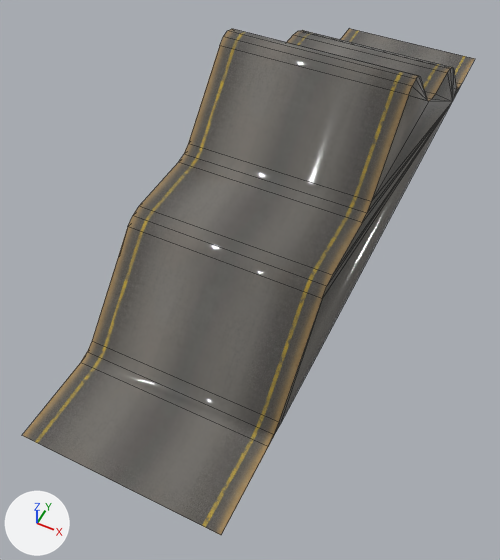
An edit to the FBX model Assets/FBX/road.102.fbx, drawn before and after from the same camera.
Camera for both pictures: a camera (50 mm lens) standing at (0.087, -0.231, 0.22) and looking at (-0.003, -0.052, -0.004). The axes (+X, +Y, +Z) are drawn at lower left. The lights are the same throughout. Mesh edges are drawn as thin lines. Where no turn or scale is listed for an object, it has been applied to the vertices.
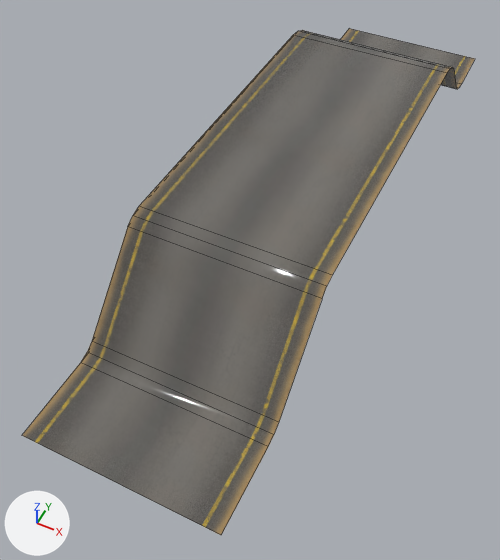
Where the newer file only moved an object's origin or applied its transform, the numbers keep the older frame.

Changed parts and their boxes (x1, y1, x2, y2) in the pictures (500 x 560 px):
part 1 of me_plane_004, cut back
    before: (139, 29, 460, 447)
    after: (139, 35, 447, 275)
part 2 of me_plane_004, surface changed
    both: (23, 31, 473, 535)

What changed in the scene script:
```text
Change me_plane_004:
    used by ob_plane_004; location = (0.0, 0.0, 0.0)
    remove me_plane_004.from_pydata(...)  # 60 vertices, 79 faces; spans x -0.04..0.04, y -0.157..0.162, z 0.0..0.076
    add me_plane_004.from_pydata(...)  # 32 vertices, 27 faces; spans x -0.04..0.04, y -0.157..0.162, z 0.0..0.04
    me_plane_004 part 1
    28 vertices are removed from x -0.04..0.04, y -0.113..0.113, z 0.0..0.076
    65 faces are deleted
    13 new faces join them
    me_plane_004 part 2: 14 kept faces spanning x -0.04..0.04, y -0.157..0.162, z 0.0..0.04 get new texture (UV) coordinates
    me_plane_004 part 3: the surface is now shaded smooth
```
